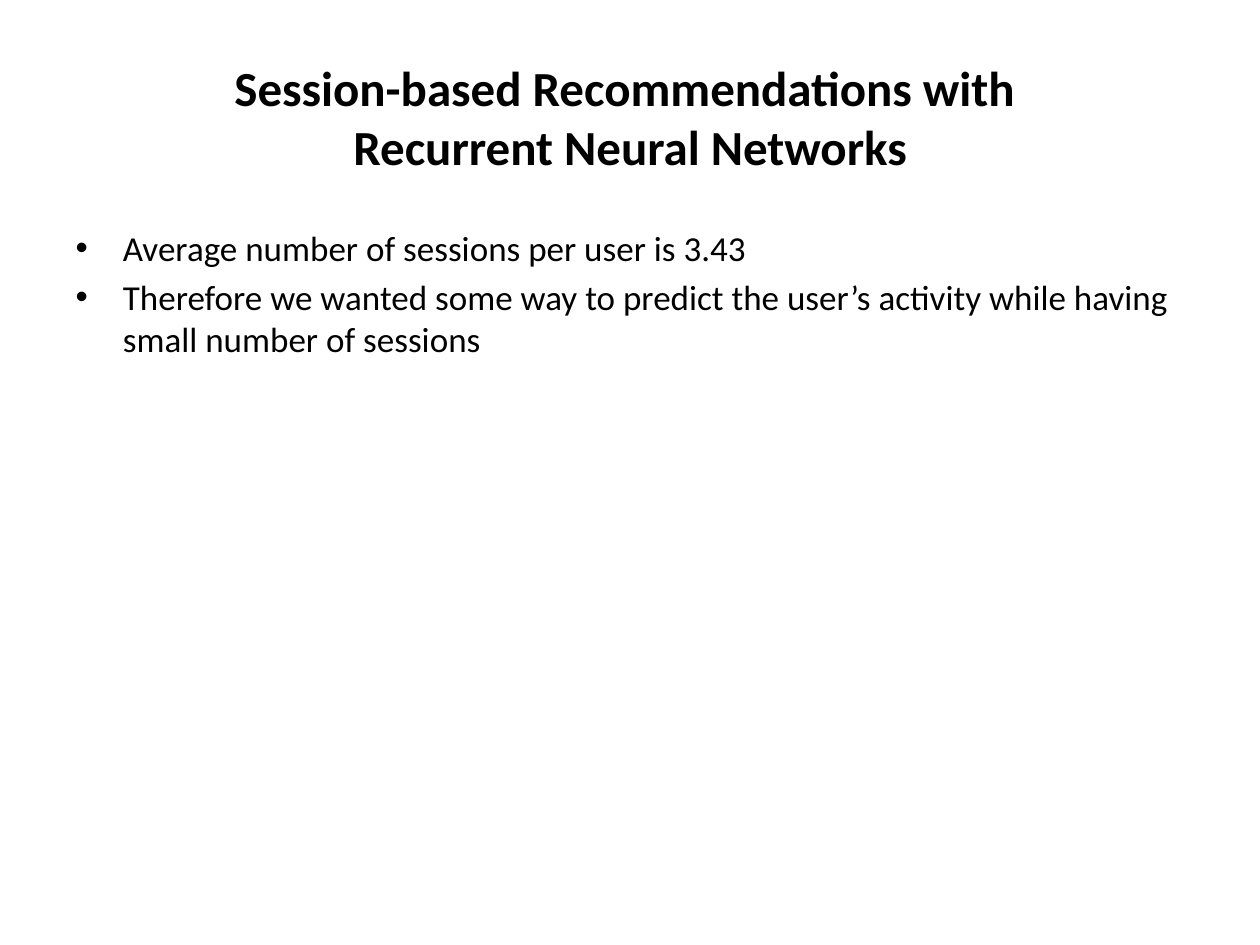
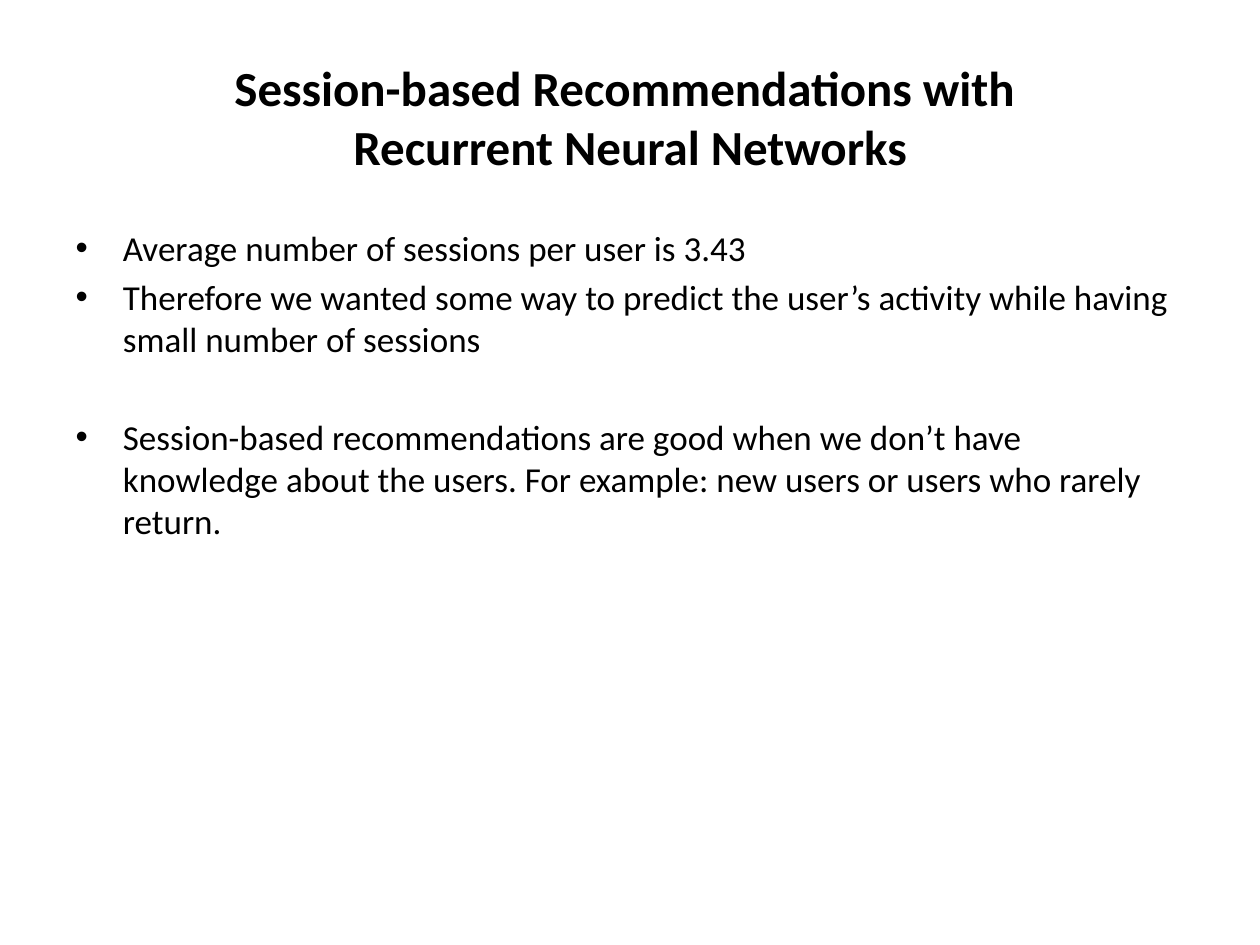
Before and after one commit to royee17/DS_Workshop, a slide deck: slide 2 of Methods.pptx. Drawn at 1260x945 pixels with LibreOffice and Linux fonts; fonts in the diff are those of the drawing. Boxes give left, top, right and bottom in pixels: in the first picture for what was removed or moved away, otherwise in the second. Text is boxed around its words. In the diff, an @@ line names an element or a change of style, - is before the commit and + after.

```diff
--- a/Methods.pptx
+++ b/Methods.pptx
@@ text at [123, 425, 1140, 535]: paragraph added @@
+• Session-based recommendations are good when we don’t have knowledge about the users. For example: new users or users who rarely return.
```
Also in this commit, not shown: 3 other slides changed, 18 other files.
